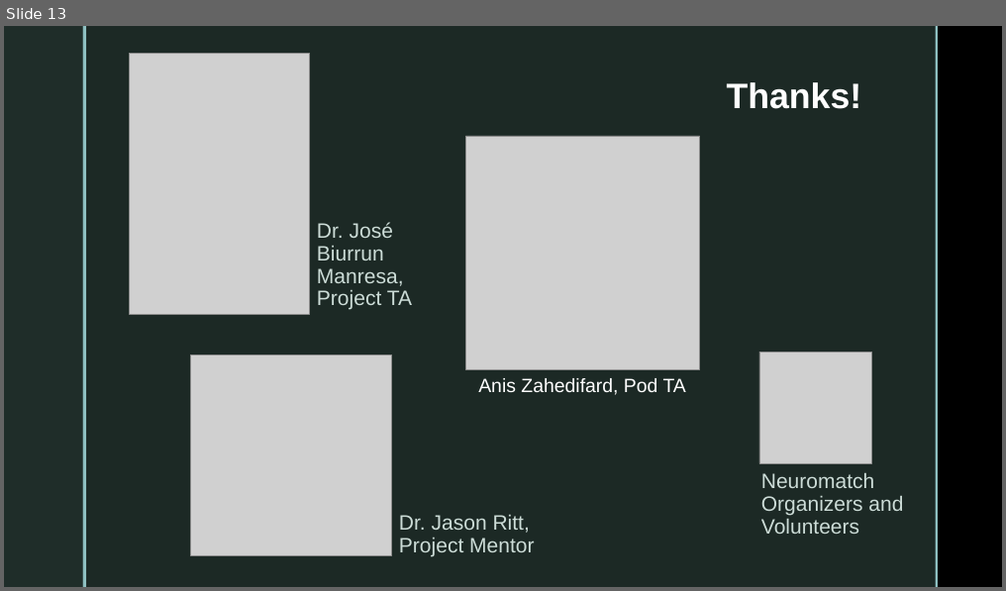
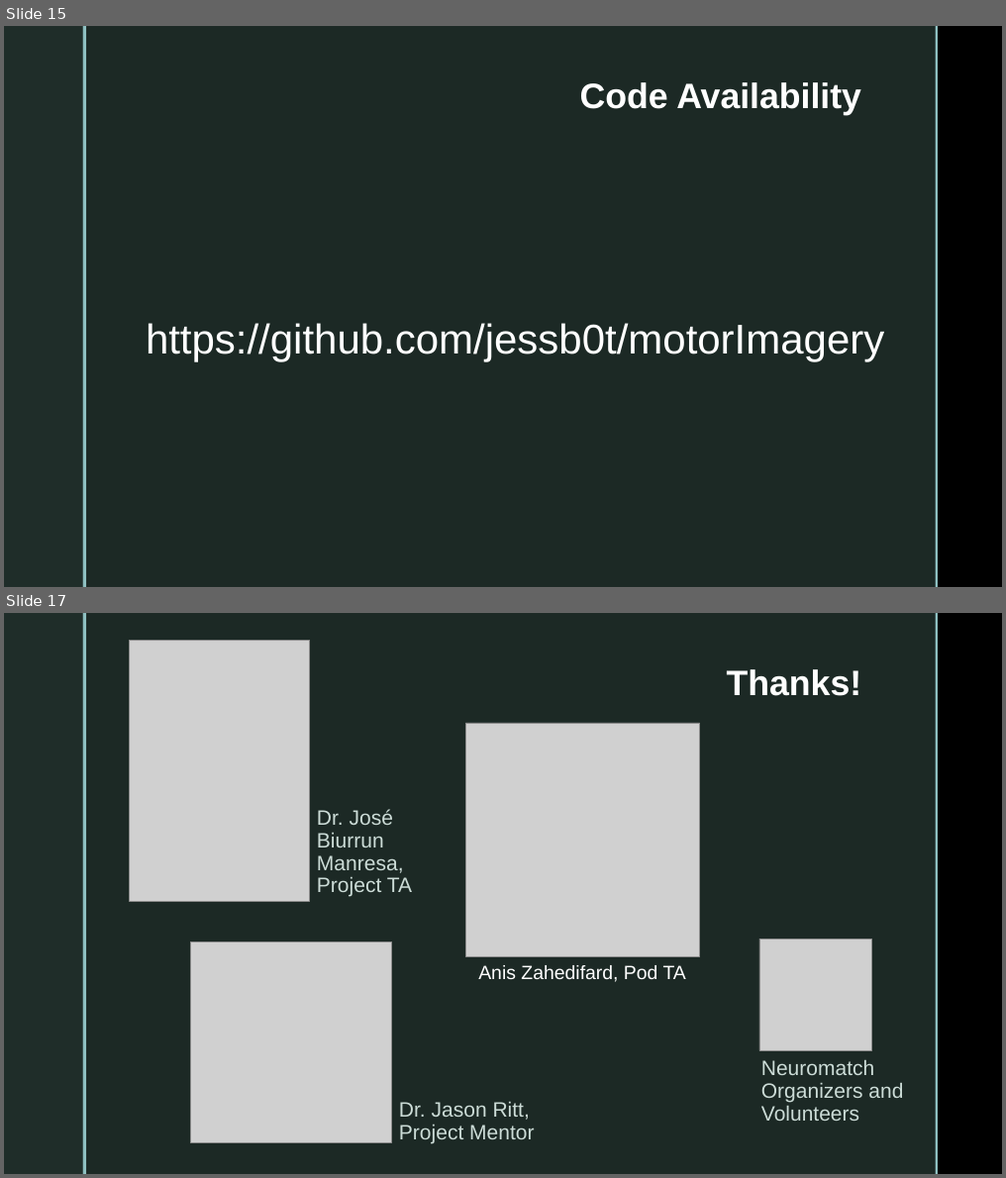
Before and after one commit to jessb0t/motorImagery, a slide deck: presentation.pptx. Shown one above the other, each under a label of ours: slide 13 before the commit, slides 15 and 17 after it; the slides between them are not shown. The pictures are 1006x591 and 1006x1178 pixels, drawn with LibreOffice and Linux fonts; fonts in the diff are those of the drawing; grey boxes stand for pictures; background and template pictures are left out. Boxes give left, top, right and bottom in pixels: in the first picture for what was removed or moved away, otherwise in the second. Text is boxed around its words. In the diff, an @@ line names an element or a change of style, - is before the commit and + after.

```diff
--- a/presentation.pptx
+++ b/presentation.pptx
@@ slide 15 added at [4,26,1002,587], background picture (left out); not listed: 4 template elements that a slide beside it also shows @@
@@ title added at [580,82,861,115], 34 pt, text #FFFFFF, bold @@
+Code Availability
@@ text added at [146,323,884,363], 40 pt, text #FFFFFF @@
+https://github.com/jessb0t/motorImagery
@@ what was slide 13 is now slide 17 @@
```
Also in this commit, not shown: 6 slides changed, 4 other slides added, 1 slide removed, 3 other files.
